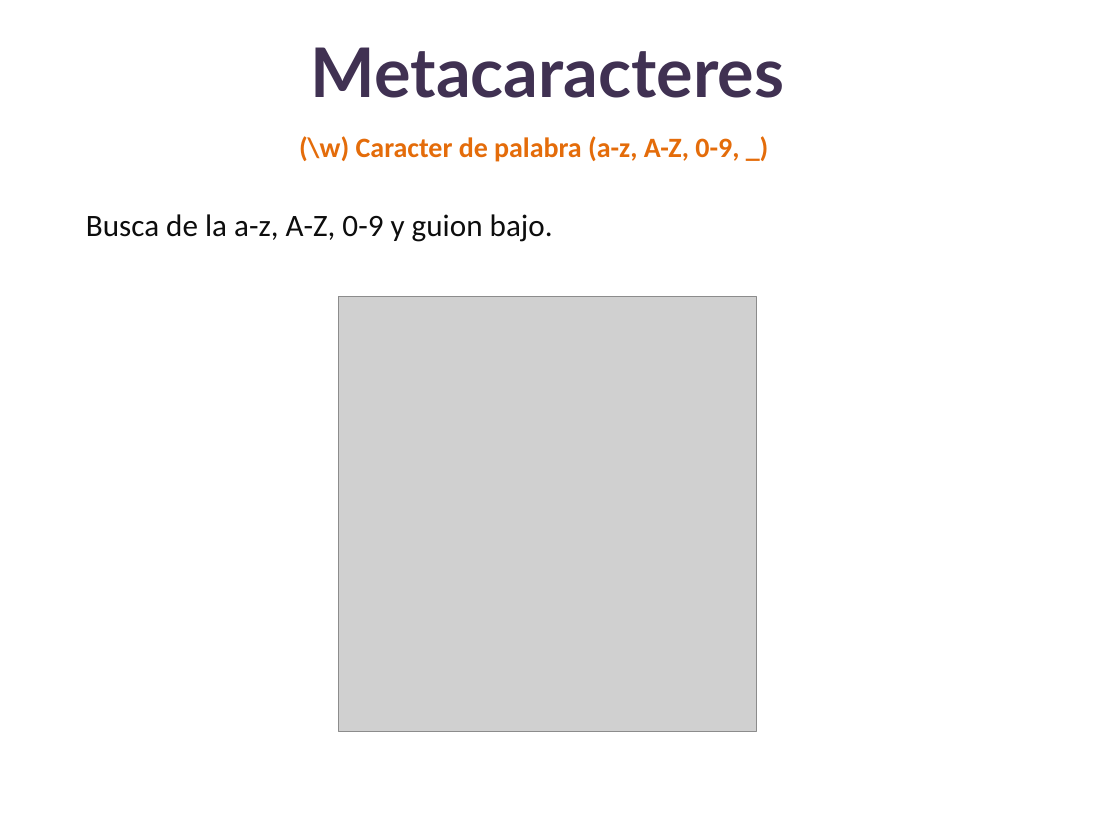
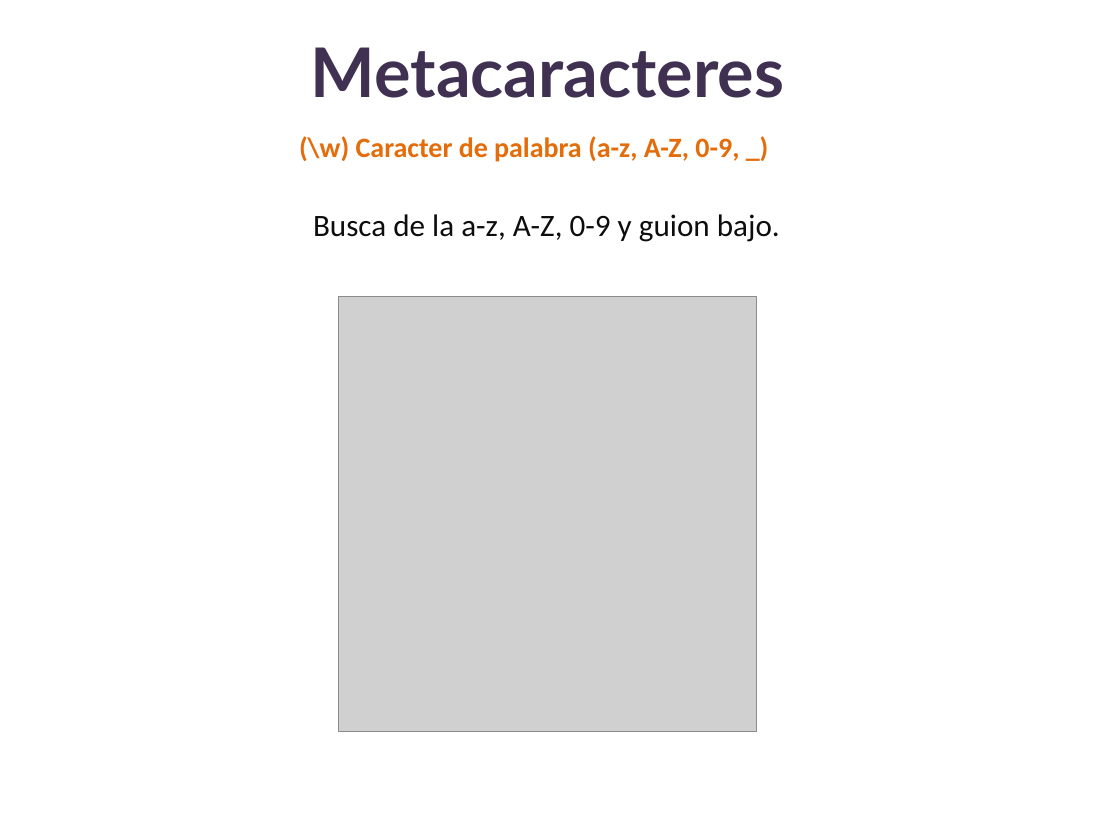
Before and after one commit to lizetheP/Analitica, a slide deck: slide 15 of Calendario2025/presentaciones/18_Expresiones_regulares.pptx. Drawn at 1120x840 pixels with LibreOffice and Linux fonts; fonts in the diff are those of the drawing; grey boxes stand for pictures. Boxes give left, top, right and bottom in pixels: in the first picture for what was removed or moved away, otherwise in the second. Text is boxed around its words. In the diff, an @@ line names an element or a change of style, - is before the commit and + after.

```diff
--- a/Calendario2025/presentaciones/18_Expresiones_regulares.pptx
+++ b/Calendario2025/presentaciones/18_Expresiones_regulares.pptx
@@ text "Busca de la a-z, A-Z, ..." at (313, 214, 780, 242): alignment justified to centre @@
```
Also in this commit, not shown: 6 other slides changed, 1 slide added, 1 slide removed, 3 other files.
